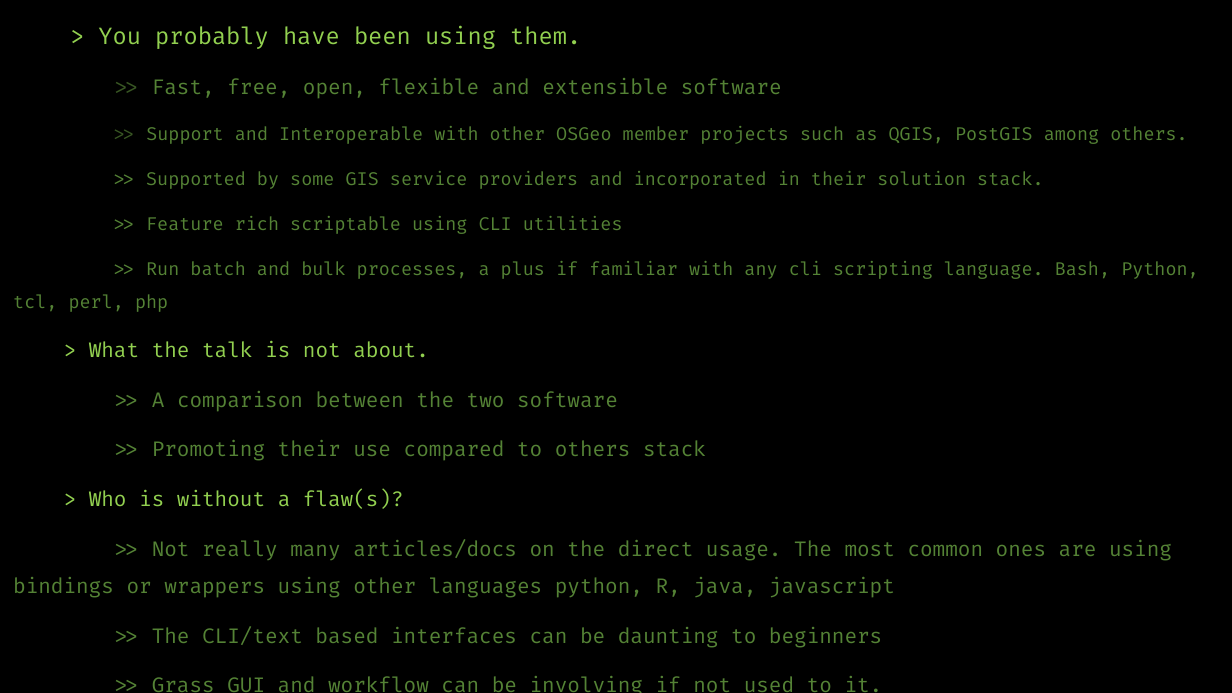
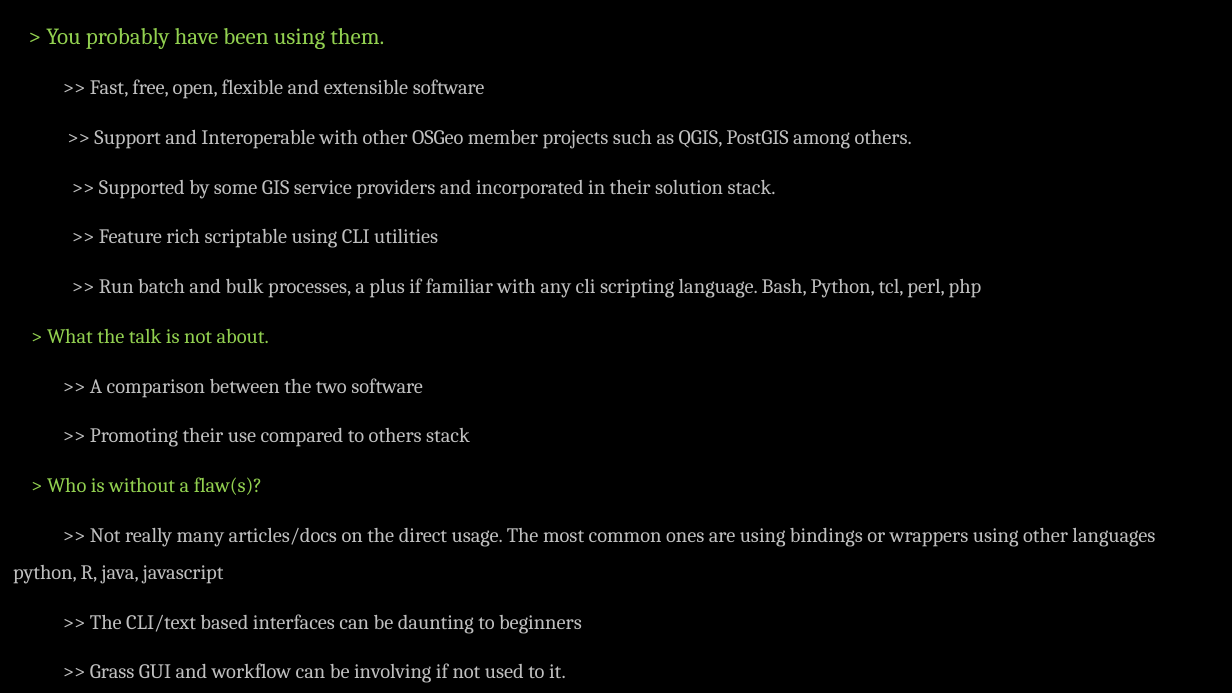
Before and after one commit to koyo-nic/gdal-grass-2021, a slide deck: slide 5 of Presentation.pptx. Drawn at 1232x693 pixels with LibreOffice and Linux fonts; fonts in the diff are those of the drawing; background and template pictures are left out. Boxes give left, top, right and bottom in pixels: in the first picture for what was removed or moved away, otherwise in the second. Text is boxed around its words. In the diff, an @@ line names an element or a change of style, - is before the commit and + after.

```diff
--- a/Presentation.pptx
+++ b/Presentation.pptx
@@ text "> You probably have been ..." at (13, 28, 1155, 683): font Fira Code to Cambria; text colour #385723 to #BFBFBF in ">>", ">>"; text colour #548235 to #BFBFBF in "Fast, free, open, flexible and extensible software", "Support and Interoperable with other OSGeo member ...", ">> Supported by some GIS service providers ...", ">> Feature rich scriptable using CLI utilities" and 6 more places; size 14 to 16 pt in ">> Support and Interoperable with other OSGeo ...", ">> Supported by some GIS service providers ...", ">> Feature rich scriptable using CLI utilities", ">> Run batch and bulk processes, a ..." @@
```
Also in this commit, not shown: 6 other slides changed, 3 slides added, 2 slides removed.
